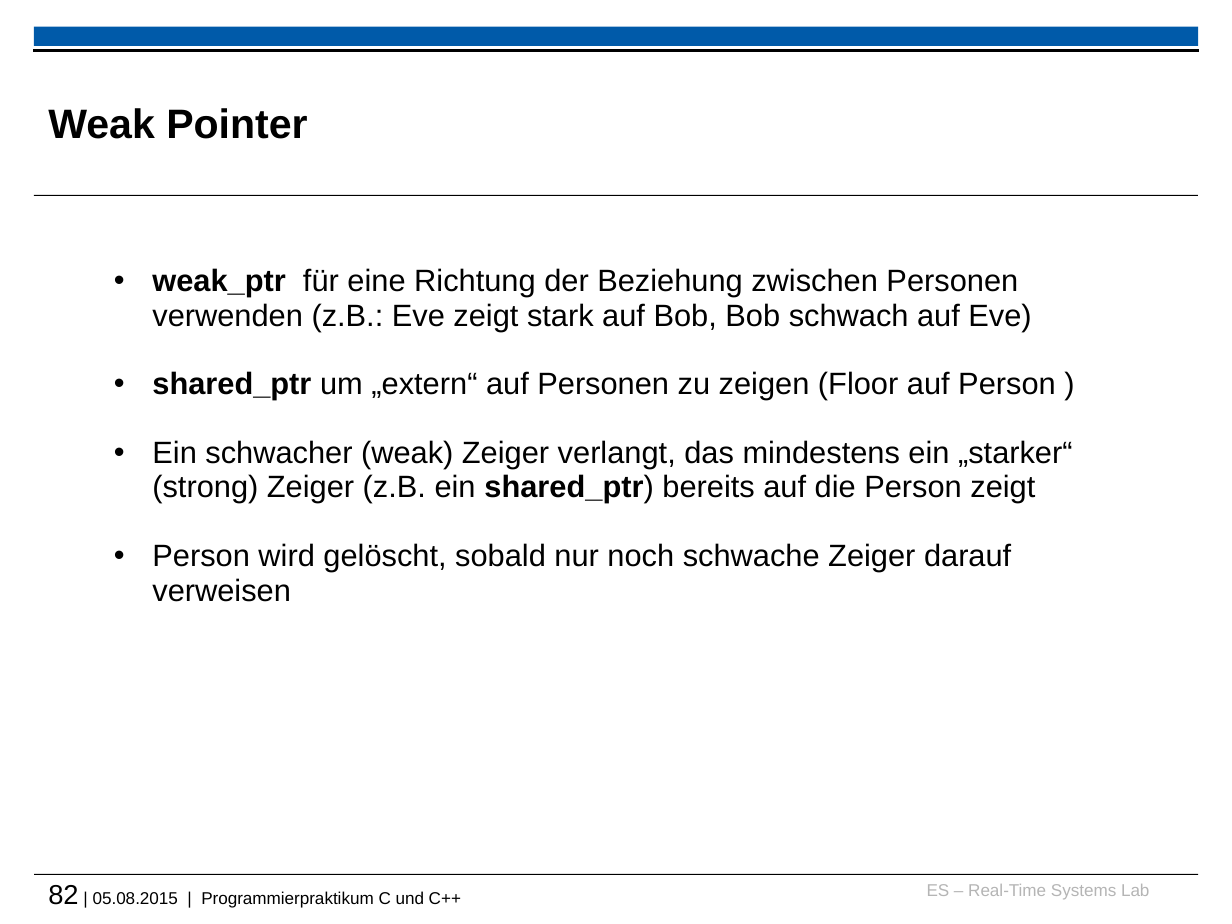
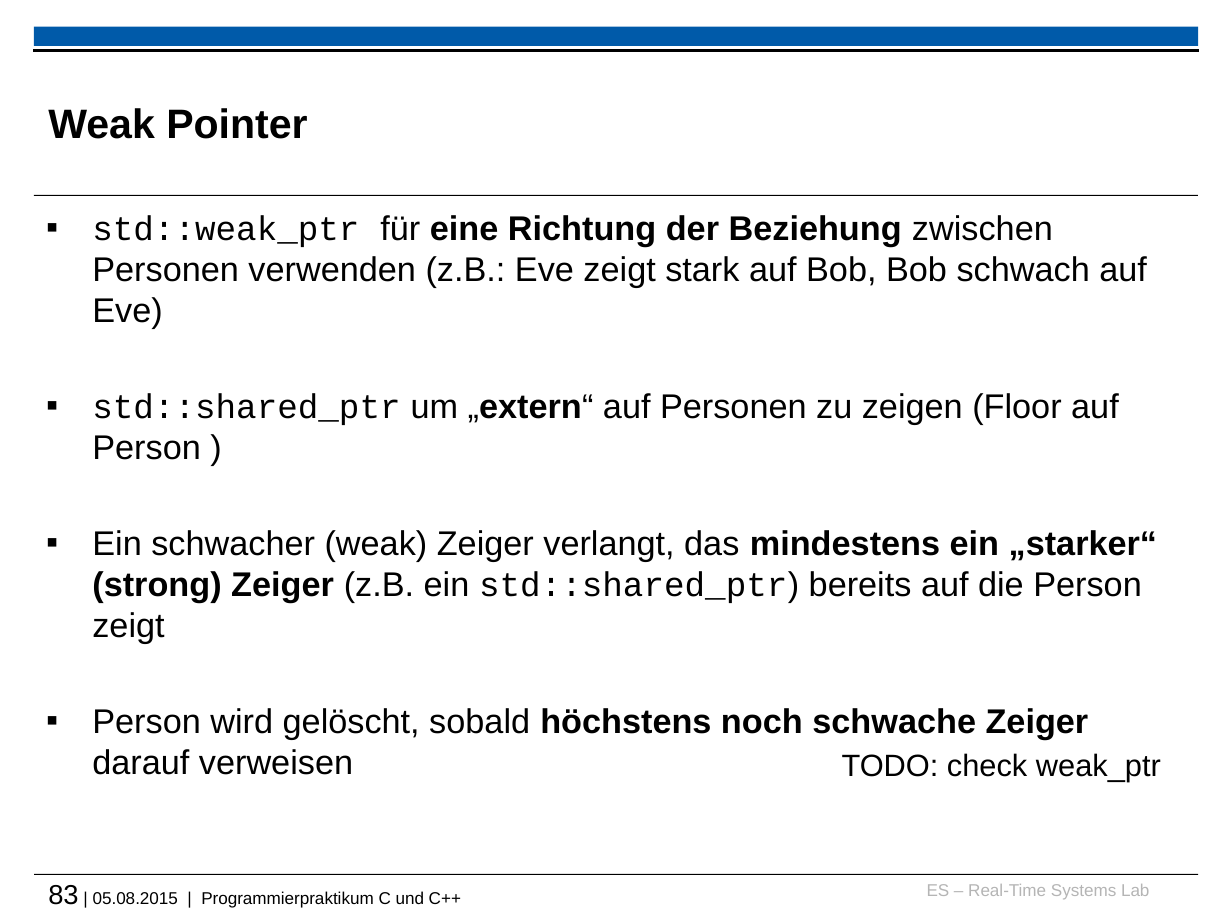
Before and after one commit to h82k/tud-cppp, a slide deck: slide 83 of vorlesung/cppp_lecture.pptx (slide 82 before the commit). Drawn at 1232x924 pixels with LibreOffice and Linux fonts; fonts in the diff are those of the drawing; background and template pictures are left out. Boxes give left, top, right and bottom in pixels: in the first picture for what was removed or moved away, otherwise in the second. Text is boxed around its words. In the diff, an @@ line names an element or a change of style, - is before the commit and + after.

```diff
--- a/vorlesung/cppp_lecture.pptx
+++ b/vorlesung/cppp_lecture.pptx
@@ text at bbox=[92, 215, 1157, 775]: text changed; size 18 to 20 pt @@
-• weak_ptr für eine Richtung der Beziehung zwischen Personen verwenden (z.B.: Eve zeigt stark auf Bob, Bob schwach auf Eve)
-• shared_ptr um „extern“ auf Personen zu zeigen (Floor auf Person )
-• Ein schwacher (weak) Zeiger verlangt, das mindestens ein „starker“ (strong) Zeiger (z.B. ein shared_ptr) bereits auf die Person zeigt
-• Person wird gelöscht, sobald nur noch schwache Zeiger darauf verweisen
+▪ std::weak_ptr für eine Richtung der Beziehung zwischen Personen verwenden (z.B.: Eve zeigt stark auf Bob, Bob schwach auf Eve)
+▪ std::shared_ptr um „extern“ auf Personen zu zeigen (Floor auf Person )
+▪ Ein schwacher (weak) Zeiger verlangt, das mindestens ein „starker“ (strong) Zeiger (z.B. ein std::shared_ptr) bereits auf die Person zeigt
+▪ Person wird gelöscht, sobald höchstens noch schwache Zeiger darauf verweisen
@@ text added at bbox=[842, 753, 1161, 782], 18 pt, text #000000 @@
+TODO: check weak_ptr
@@ text at bbox=[48, 885, 461, 908]: text changed @@
-82 | 05.08.2015 | Programmierpraktikum C und C++
+83 | 05.08.2015 | Programmierpraktikum C und C++
```
Also in this commit, not shown: 54 other slides changed, 2 slides added, 1 slide removed.
